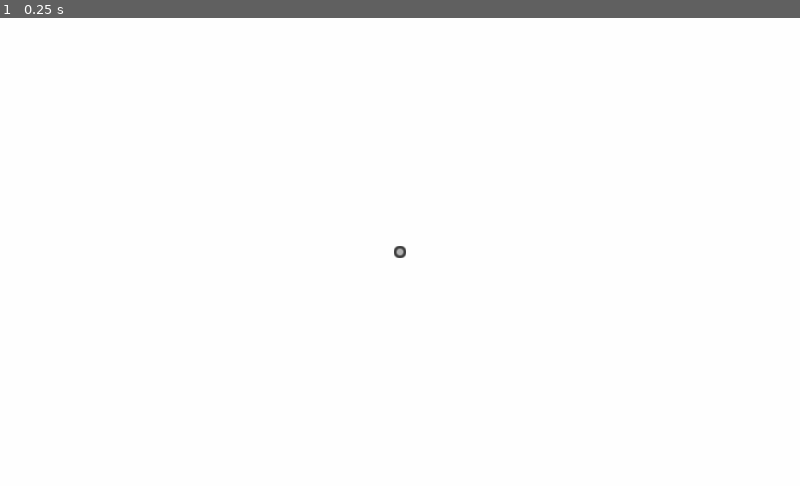
Above: before the commit, frame 1.
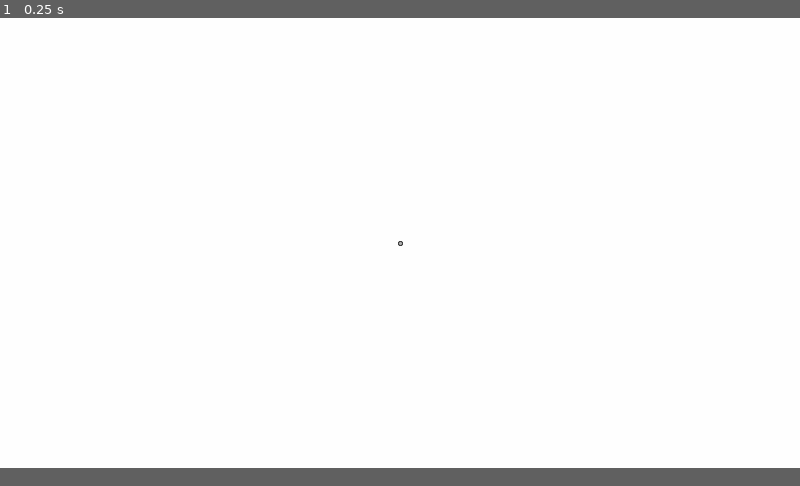
Above: after the commit, the same moment.

Repository: BautistaDiSanto/Godot-FPS-Tests
Game: Godot game, scene res://FPS test.tscn
The game is run twice, just before and just after one commit, with the same random seed, the same clock (stepped at 60 frames per second) and the same inputs.
Inputs:
- Up to frame 1 (0.25 s): no input
In our replay, the window is 800x468 before the commit and 800x450 after it. These sizes can differ from the game's own. Grey fills any space a smaller window leaves; there, only what the larger window draws over its background counts as a difference.

The runs differ from the first frame. In frame 1, less than 0.1% of the frame differs, in the area x 49-51%, y 47-52%.

Commit message:
add dynamic crossair and add text when pointing interactable item

Diff:
--- a/project.godot
+++ b/project.godot
@@ -8,16 +8,6 @@
 
 config_version=4
 
-_global_script_classes=[ {
-"base": "Area",
-"class": "Door",
-"language": "GDScript",
-"path": "res://scripts/door01.gd"
-} ]
-_global_script_class_icons={
-"Door": ""
-}
-
 [application]
 
 config/name="FPS test"
@@ -26,6 +16,9 @@
 
 [display]
 
+window/size/width=1920
+window/size/height=1080
+window/size/fullscreen=true
 window/stretch/mode="viewport"
 
 [gui]
@@ -59,7 +52,7 @@
 "events": [ Object(InputEventKey,"resource_local_to_scene":false,"resource_name":"","device":0,"alt":false,"shift":false,"control":false,"meta":false,"command":false,"pressed":false,"scancode":32,"physical_scancode":0,"unicode":0,"echo":false,"script":null)
  ]
 }
-enable_dash={
+dash={
 "deadzone": 0.5,
 "events": [ Object(InputEventKey,"resource_local_to_scene":false,"resource_name":"","device":0,"alt":false,"shift":false,"control":false,"meta":false,"command":false,"pressed":false,"scancode":0,"physical_scancode":16777237,"unicode":0,"echo":false,"script":null)
  ]
--- /dev/null
+++ b/scenes/InGameUI.tscn
@@ -0,0 +1,42 @@
+[gd_scene load_steps=4 format=2]
+
+[ext_resource path="res://assets 2d/Crossair Inactive.png" type="Texture" id=1]
+[ext_resource path="res://assets 2d/Crossair Active.png" type="Texture" id=2]
+
+[sub_resource type="Theme" id=3]
+
+[node name="InGameUI" type="CanvasLayer"]
+
+[node name="CrossairText" type="Label" parent="."]
+anchor_left = 0.5
+anchor_top = 0.5
+anchor_right = 0.5
+anchor_bottom = 0.5
+margin_top = 20.0
+margin_bottom = 7.0
+rect_scale = Vector2( 1.2, 1.2 )
+theme = SubResource( 3 )
+
+[node name="CrossairActive" type="TextureRect" parent="."]
+anchor_left = 0.5
+anchor_top = 0.5
+anchor_right = 0.5
+anchor_bottom = 0.5
+margin_left = -960.0
+margin_top = -540.0
+margin_right = 960.0
+margin_bottom = 540.0
+texture = ExtResource( 2 )
+stretch_mode = 4
+
+[node name="CrossairInactive" type="TextureRect" parent="."]
+anchor_left = 0.5
+anchor_top = 0.5
+anchor_right = 0.5
+anchor_bottom = 0.5
+margin_left = -20.0
+margin_top = -20.0
+margin_right = 20.0
+margin_bottom = 20.0
+texture = ExtResource( 1 )
+stretch_mode = 4
--- a/scenes/Player.tscn
+++ b/scenes/Player.tscn
@@ -2,7 +2,7 @@
 
 [ext_resource path="res://scripts/InteractRay.gd" type="Script" id=1]
 [ext_resource path="res://scripts/Player.gd" type="Script" id=2]
-[ext_resource path="res://assets 2d/Crossair Inactive.png" type="Texture" id=3]
+[ext_resource path="res://scenes/InGameUI.tscn" type="PackedScene" id=3]
 
 [sub_resource type="CapsuleShape" id=1]
 radius = 0.5
@@ -35,13 +35,4 @@
 collide_with_bodies = false
 script = ExtResource( 1 )
 
-[node name="CanvasLayer" type="CanvasLayer" parent="Head/InteractRay"]
-
-[node name="Crossair" type="CenterContainer" parent="Head/InteractRay/CanvasLayer"]
-anchor_right = 1.0
-anchor_bottom = 1.0
-
-[node name="CrossairInactive" type="Sprite" parent="Head/InteractRay/CanvasLayer/Crossair"]
-position = Vector2( 512, 300 )
-scale = Vector2( 1.26923, 1.26923 )
-texture = ExtResource( 3 )
+[node name="InGameUI" parent="Head/InteractRay" instance=ExtResource( 3 )]
--- a/scenes/door01.tscn
+++ b/scenes/door01.tscn
@@ -24,7 +24,7 @@
 [sub_resource type="BoxShape" id=7]
 extents = Vector3( 0.632576, 1.92627, 0.134782 )
 
-[node name="door01" type="Area" groups=["Interact"]]
+[node name="door01" type="Area" groups=["Door", "Interactable"]]
 script = ExtResource( 2 )
 
 [node name="Cube001" type="MeshInstance" parent="."]
--- a/scripts/InteractRay.gd
+++ b/scripts/InteractRay.gd
@@ -1,10 +1,19 @@
 extends RayCast
 
-func _input(event):
+onready var CrossairText = $InGameUI/CrossairText
+onready var CrossairActive = $InGameUI/CrossairActive
+onready var CrossairInactive = $InGameUI/CrossairInactive
+
+func _process(delta):
 	var collided = get_collider()
-	if collided and collided.is_in_group("Interact"):
-		print('interactable')
+	if collided and collided.is_in_group("Interactable"):
+		CrossairActive.visible = true
+		CrossairInactive.visible = false
 		if Input.is_action_just_pressed("interact"):
 			collided._on_mouse_entered()
-
-	return event
+		if collided.is_in_group("Door"):
+			CrossairText.text = "E to open"
+	else:
+		CrossairText.text = ""
+		CrossairActive.visible = false
+		CrossairInactive.visible = true
--- a/scripts/Player.gd
+++ b/scripts/Player.gd
@@ -59,7 +59,7 @@
 		jumped = jumped + 1
 		fall.y = jump
 
-	if (Input.is_action_just_pressed("enable_dash") && can_dash):
+	if (Input.is_action_just_pressed("dash") && can_dash):
 		current_speed *= dash_speed
 		can_dash = false
 
--- a/scripts/door01.gd
+++ b/scripts/door01.gd
@@ -1,6 +1,4 @@
 extends Area
-
-class_name Door
 
 var open = false
 
@@ -8,12 +6,9 @@
 export var open_angle = Vector3(0,0,0)
 onready var tween = $Tween
 
-signal crossair_state(active)
-
 var in_animation = false
 
 func _on_mouse_entered():
-	emit_signal("crossair_state", true)
 	if not in_animation:
 		if !open:
 			in_animation = true
